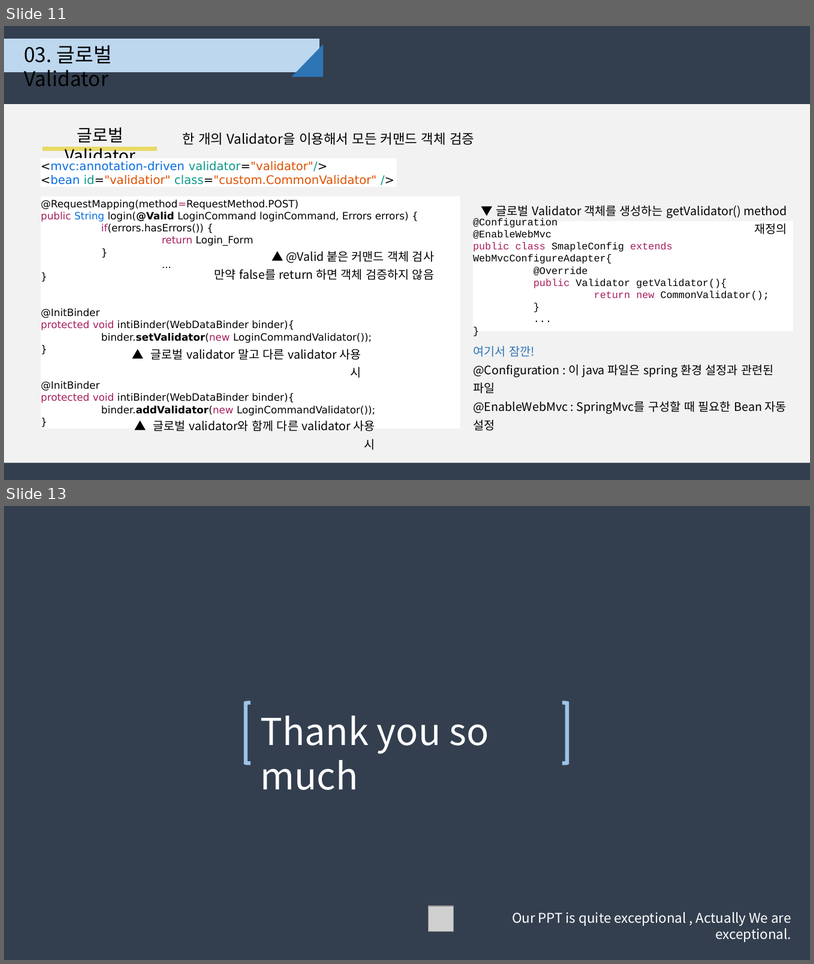
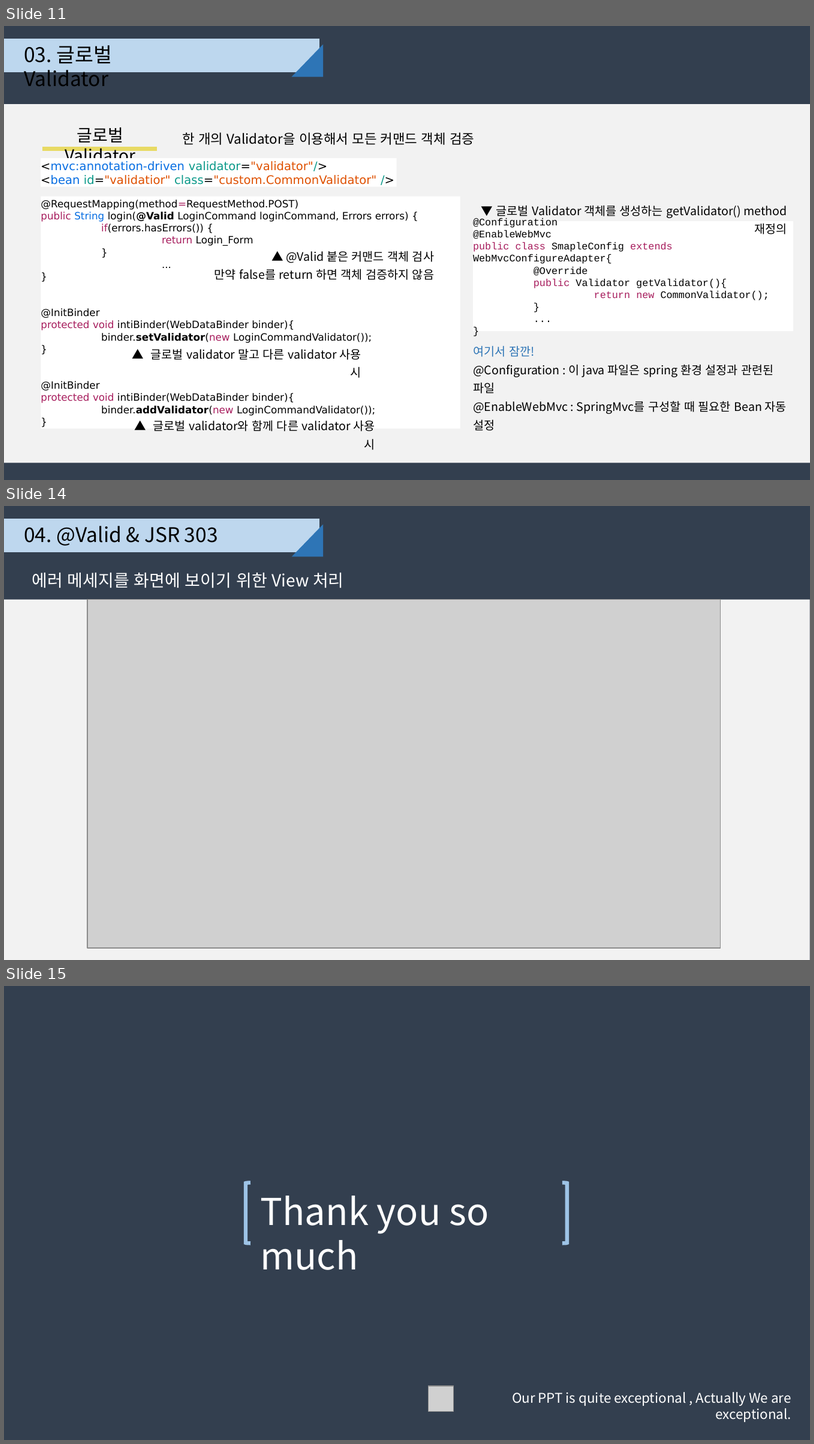
Before and after one commit to djyoon956/Family_C, a slide deck: 01.doc/Spring_Command&Error_4조.pptx. Shown one above the other, each under a label of ours: slides 11 and 13 before the commit, slides 11, 14 and 15 after it; the slides between them are not shown. The pictures are 814x964 and 814x1444 pixels, drawn with LibreOffice and Linux fonts; fonts in the diff are those of the drawing; grey boxes stand for pictures. Boxes give left, top, right and bottom in pixels: in the first picture for what was removed or moved away, otherwise in the second. Text is boxed around its words. In the diff, an @@ line names an element or a change of style, - is before the commit and + after.

```diff
--- a/01.doc/Spring_Command&Error_4조.pptx
+++ b/01.doc/Spring_Command&Error_4조.pptx
@@ slide 14 added at (x1=4, y1=506, x2=810, y2=960), background #333F50 @@
@@ rectangle added at (x1=4, y1=519, x2=319, y2=552), fill #BED7EE, outline #BED7EE 0.99 pt @@
@@ text added at (x1=24, y1=526, x2=218, y2=546), 24 pt, text #000000 @@
+04. @Valid & JSR 303
@@ right triangle added at (x1=292, y1=524, x2=323, y2=556), fill #2E75B6 @@
@@ text added at (x1=32, y1=573, x2=344, y2=588), 20 pt, text #FFFFFF @@
+에러 메세지를 화면에 보이기 위한 View 처리
@@ rectangle added at (x1=4, y1=599, x2=810, y2=960), fill #F2F2F2 @@
@@ picture added at (x1=87, y1=599, x2=722, y2=948) @@
@@ what was slide 13 is now slide 15 @@
```
Also in this commit, not shown: 1 slide changed, 2 other slides added, 1 slide removed.
